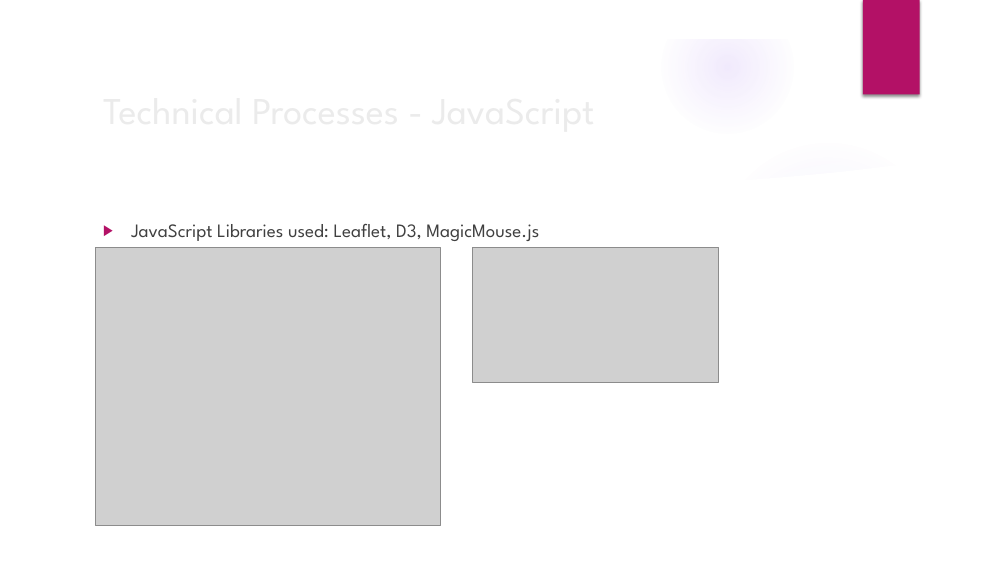
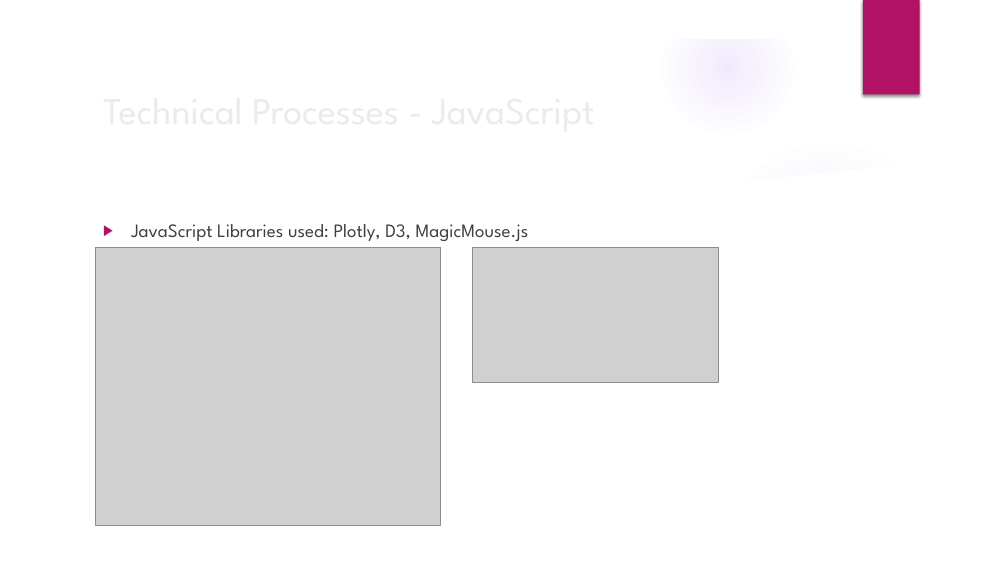
Before and after one commit to rashmirekha27/Home_runs_only, a slide deck: slide 8 of Premier League 2020-21 - Working.pptx. Drawn at 1008x567 pixels with LibreOffice and Linux fonts; fonts in the diff are those of the drawing; grey boxes stand for pictures; background and template pictures are left out. Boxes give left, top, right and bottom in pixels: in the first picture for what was removed or moved away, otherwise in the second. Text is boxed around its words. In the diff, an @@ line names an element or a change of style, - is before the commit and + after.

Commit message:
final ppt

```diff
--- a/Premier League 2020-21 - Working.pptx
+++ b/Premier League 2020-21 - Working.pptx
@@ text at [217,224,529,241]: text changed @@
-▶ JavaScript Libraries used: Leaflet, D3, MagicMouse.js
+▶ JavaScript Libraries used: Plotly, D3, MagicMouse.js
```
Also in this commit, not shown: 1 other slide changed.
